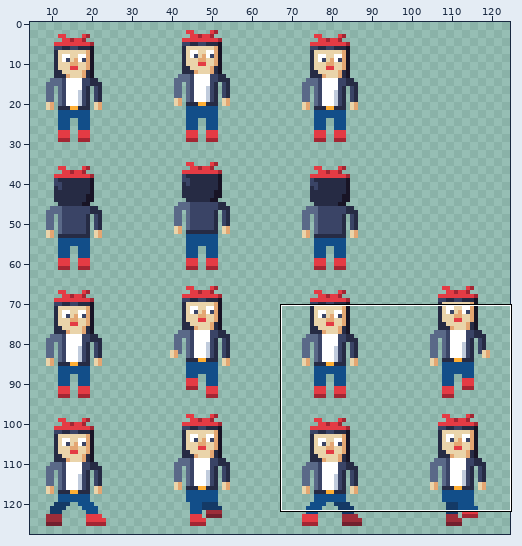
Pixel-art file, stored at assets/textures/characters/raggari_naaras_32.aseprite. The picture above shows the old version from afar; the outline marks the close-up.
Close-up. Old version:
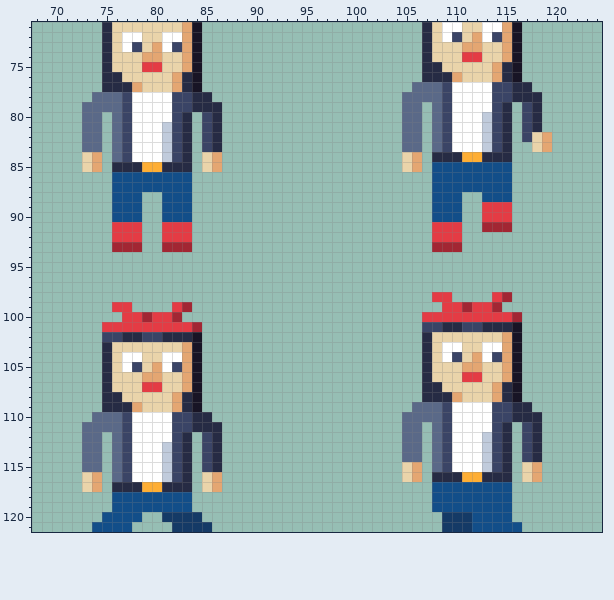
128x128 pixels, 1 frame. Shown: x 68..124, y 71..121. The wide view leaves out empty margins. The commit also changed other parts of the picture, which this record leaves out.
The result:
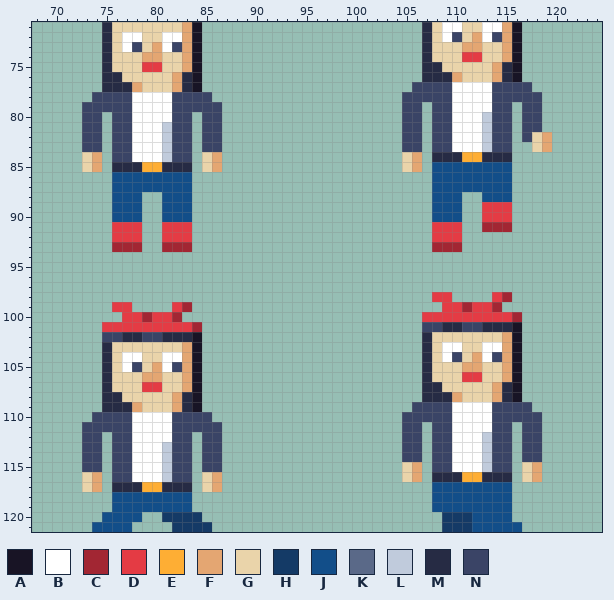
Palette (. is transparent): A #181425  B #ffffff  C #a22633  D #e43b44  E #feae34  F #e4a672  G #ead4aa  H #143a66  J #124e89  K #5a6988  L #c0cbdc  M #262b44  N #3a4466
Changes in this commit:
y 77: x 106..108 KKK -> NNN; x 116..117 MM -> NN
y 78: x 74..76 KKK -> NNN; x 84..85 MM -> NN; x 105..108 KKKK -> NNNN; x 116..118 MMM -> NNN
y 79: x 73..76 KKKK -> NNNN; x 84..86 MMM -> NNN; x 105..106 KK -> NN; x 108 K -> N; x 115 M -> N; x 118 M -> N
y 80..81: x 73..74 KK -> NN; x 76 K -> N; x 83 M -> N; x 86 M -> N; x 105..106 KK -> NN; x 108 K -> N; x 115 M -> N; x 118 M -> N
y 82..83: x 73..74 KK -> NN; x 76 K -> N; x 83 M -> N; x 86 M -> N; x 105..106 KK -> NN; x 108 K -> N; x 115 M -> N
y 84: x 76 K -> N; x 83 M -> N
y 109: x 106..108 KKK -> NNN; x 116..117 MM -> NN
y 110: x 74..76 KKK -> NNN; x 84..85 MM -> NN; x 105..108 KKKK -> NNNN; x 116..118 MMM -> NNN
y 111: x 73..76 KKKK -> NNNN; x 84..86 MMM -> NNN; x 105..106 KK -> NN; x 108 K -> N; x 115 M -> N; x 118 M -> N
y 112..114: x 73..74 KK -> NN; x 76 K -> N; x 83 M -> N; x 86 M -> N; x 105..106 KK -> NN; x 108 K -> N; x 115 M -> N; x 118 M -> N
y 115: x 73..74 KK -> NN; x 76 K -> N; x 83 M -> N; x 86 M -> N; x 108 K -> N; x 115 M -> N
y 116: x 76 K -> N; x 83 M -> N
Pixel boxes of the changes (left, top, right, bottom) in both close-ups:
changed: (402, 82, 442, 152)
changed: (502, 82, 542, 152)
changed: (82, 92, 122, 162)
changed: (182, 92, 222, 162)
changed: (402, 402, 442, 472)
changed: (502, 402, 542, 472)
changed: (82, 412, 122, 482)
changed: (182, 412, 222, 482)
